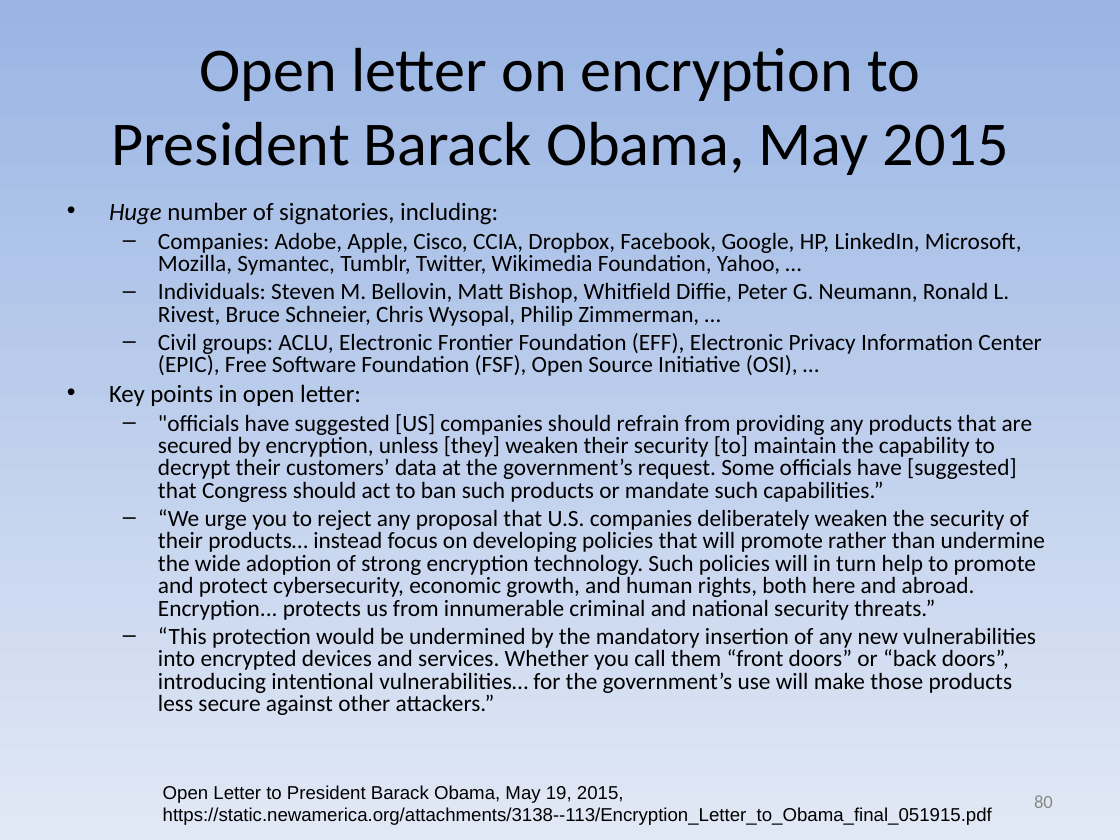
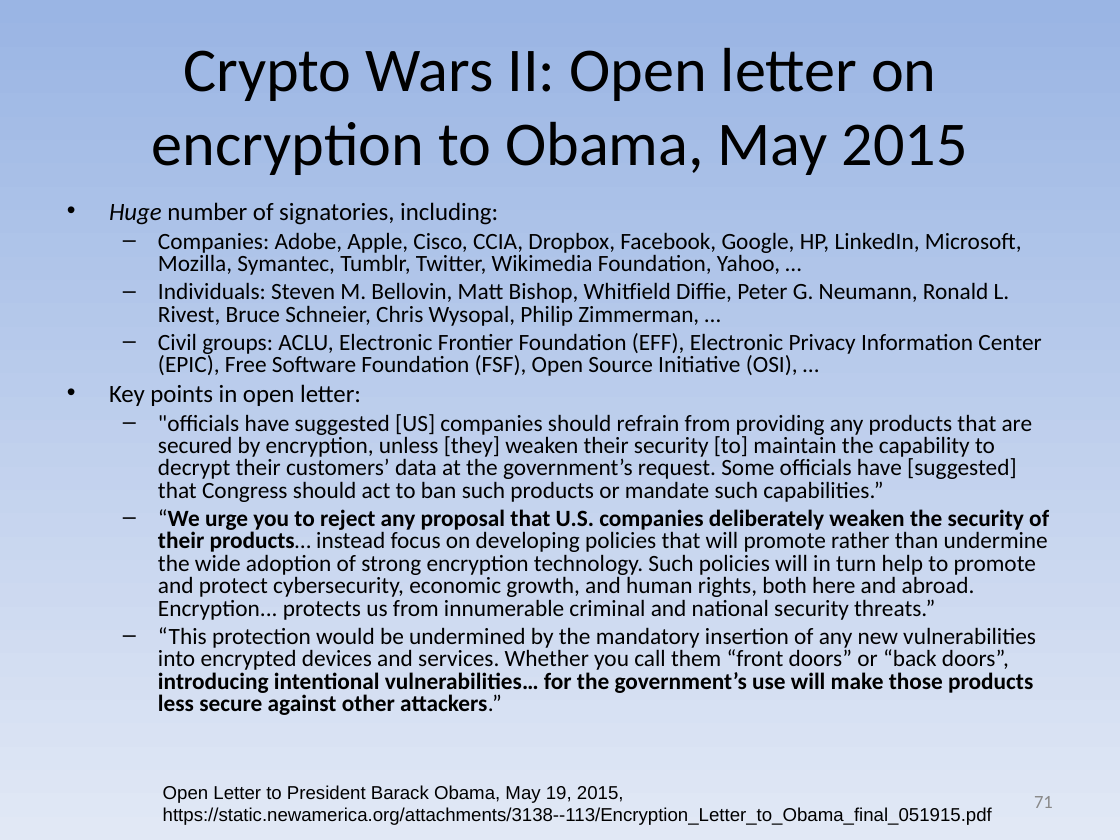
Before and after one commit to david-a-wheeler/david-a-wheeler.github.io, a slide deck: slide 71 of secure-class/presentations/Secure-Software-7-Cryptography.ppt (slide 80 before the commit). Drawn at 1120x840 pixels with LibreOffice and Linux fonts; fonts in the diff are those of the drawing. Boxes give left, top, right and bottom in pixels: in the first picture for what was removed or moved away, otherwise in the second. Text is boxed around its words. In the diff, an @@ line names an element or a change of style, - is before the commit and + after.

Commit message:
Update crypto slides

```diff
--- a/secure-class/presentations/Secure-Software-7-Cryptography.ppt
+++ b/secure-class/presentations/Secure-Software-7-Cryptography.ppt
@@ title at (152,47,968,175): text changed @@
-Open letter on encryption to
-President Barack Obama, May 2015
+Crypto Wars II: Open letter on encryption to Obama, May 2015
@@ text at (158,509,1049,715): bold on in "“We urge you to reject any proposal ...", "introducing intentional vulnerabilities… for the government’ ..." @@
@@ page number at (1034,796,1053,808): text changed @@
-80
+71
```
Also in this commit, not shown: 6 other slides changed, 1 slide added.
